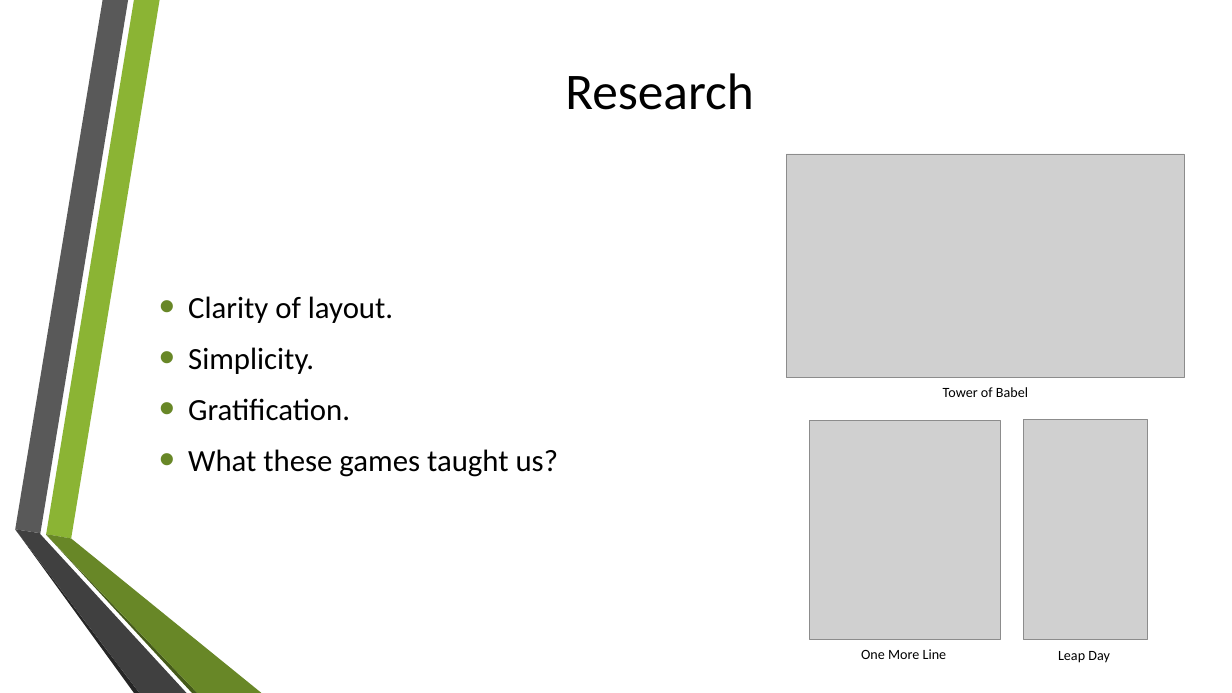
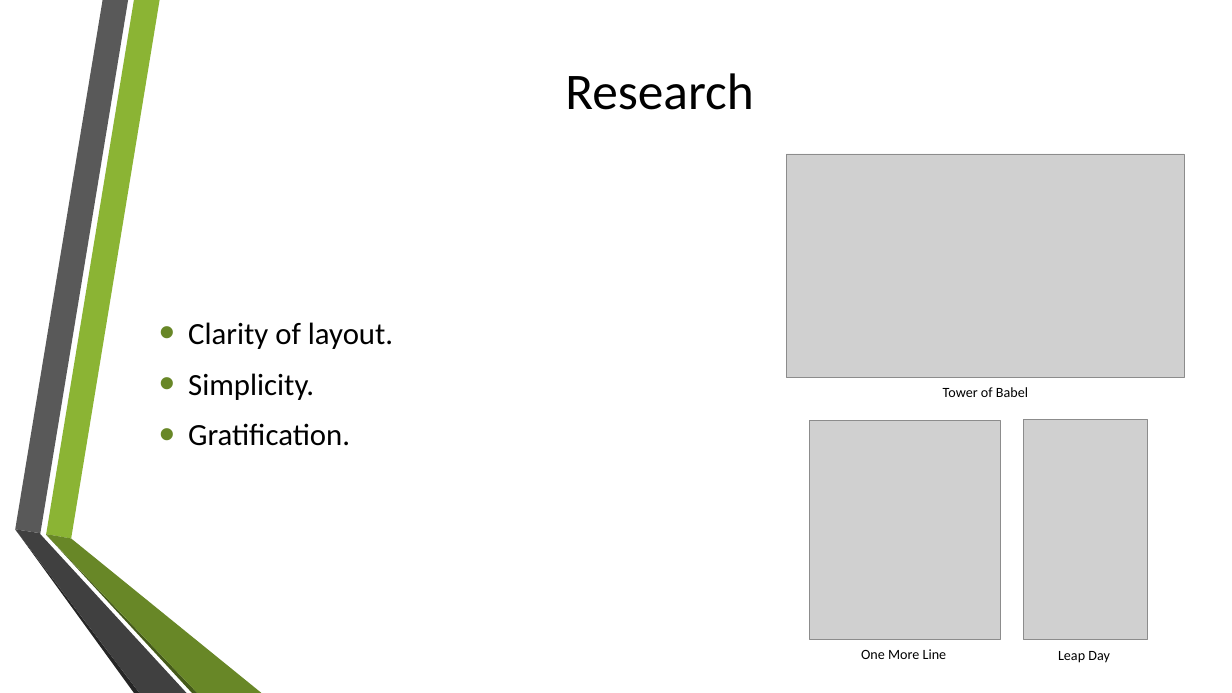
Before and after one commit to UoSGroupProjects1718/mgp-mpg-group-5, a slide deck: slide 3 of Management/Presentations/Initial presentation.pptx. Drawn at 1232x693 pixels with LibreOffice and Linux fonts; fonts in the diff are those of the drawing; grey boxes stand for pictures; background and template pictures are left out. Boxes give left, top, right and bottom in pixels: in the first picture for what was removed or moved away, otherwise in the second. Text is boxed around its words. In the diff, an @@ line names an element or a change of style, - is before the commit and + after.

```diff
--- a/Management/Presentations/Initial presentation.pptx
+++ b/Management/Presentations/Initial presentation.pptx
@@ text at (188,449,558,477): paragraph removed @@
-• What these games taught us?
```
Also in this commit, not shown: 4 other slides changed, 1 slide added, 1 slide removed.
